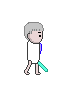
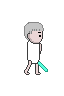
Two versions of the same layered image (64×96). Layer-by-layer changes:
renamed "레이어 62 복사 2" to "레이어 55 복사 2", showed it, moved it above "레이어 55 복사", painted on it over [40, 43, 42, 54]
hid "레이어 55 복사" over [40, 43, 42, 54]
